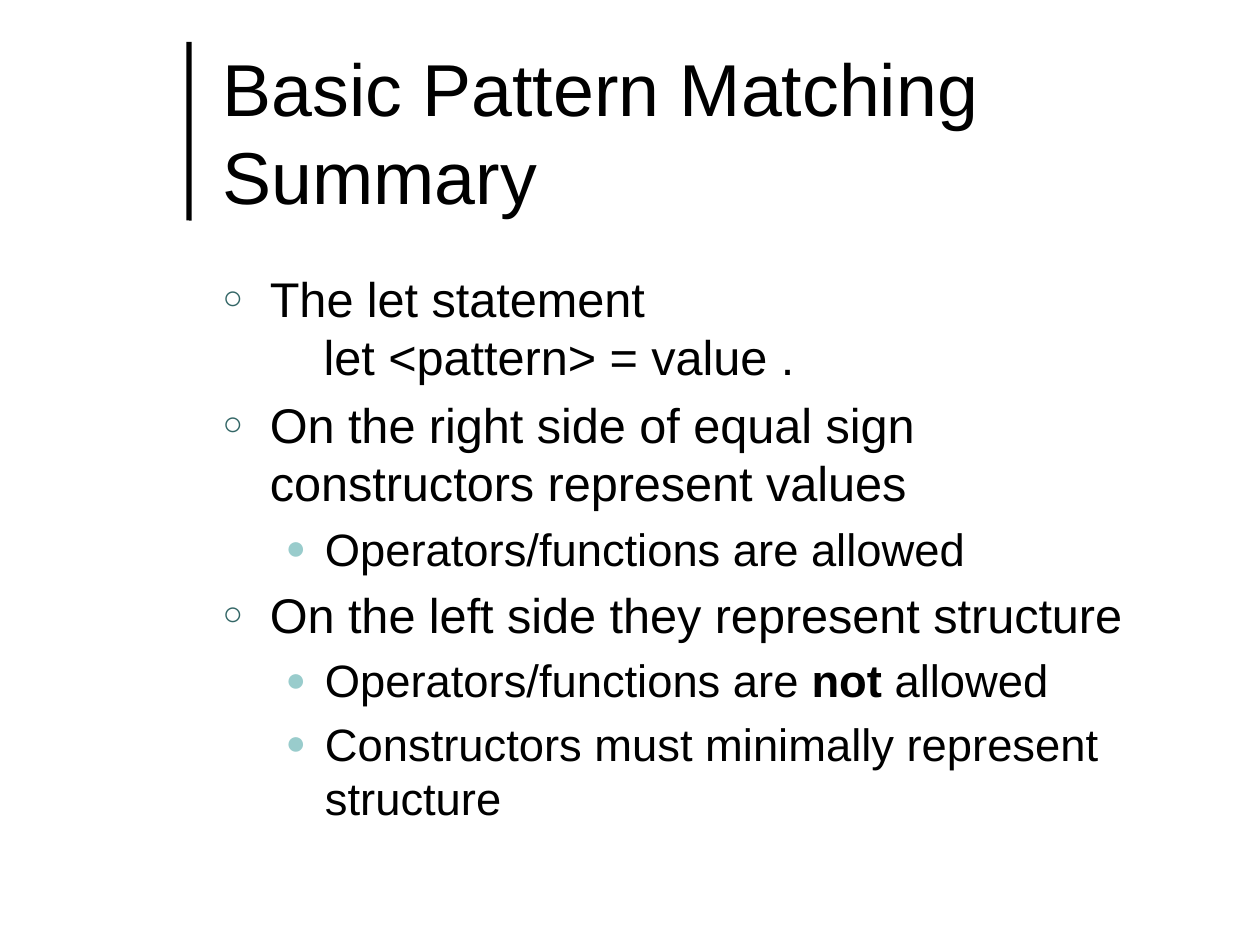
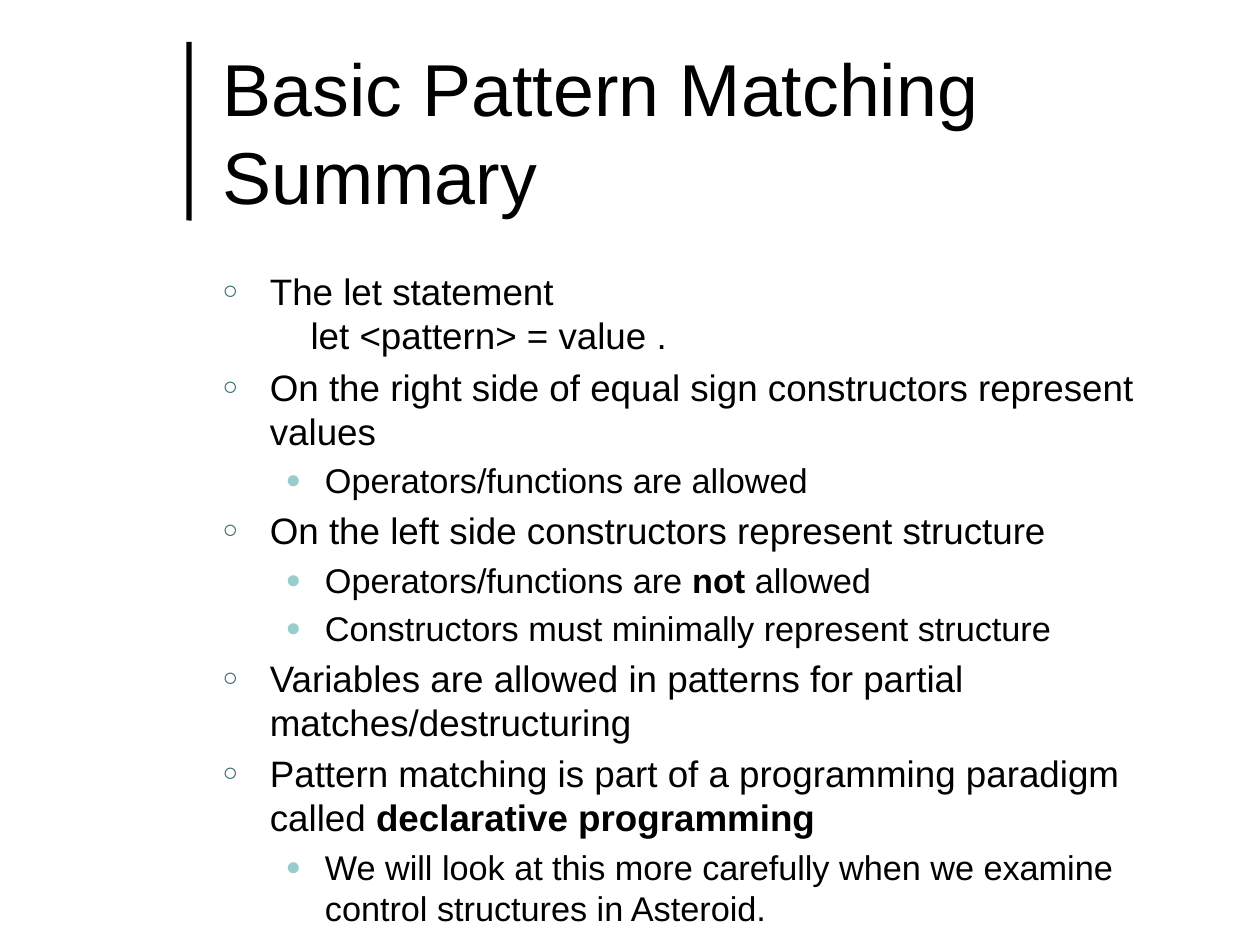
Before and after one commit to lutzhamel/CSC493, a slide deck: slide 13 of notes/csc493-ln004.pptx (slide 8 before the commit). Drawn at 1260x945 pixels with LibreOffice and Linux fonts; fonts in the diff are those of the drawing; background and template pictures are left out. Boxes give left, top, right and bottom in pixels: in the first picture for what was removed or moved away, otherwise in the second. Text is boxed around its words. In the diff, an @@ line names an element or a change of style, - is before the commit and + after.

```diff
--- a/notes/csc493-ln004.pptx
+++ b/notes/csc493-ln004.pptx
@@ text at (270,278,1133,647): size 27.8 to 21 pt in "The let statement let <pattern> = value ...", "On the right side of equal sign ..."; size 25.9 to 19.6 pt in "Operators/functions are allowed", "Operators/functions are not allowed", "Constructors must minimally represent structure"; less space between paragraphs @@
@@ text at (270,517,1046,551): text changed; size 27.8 to 21 pt @@
-○ On the left side they represent structure
+○ On the left side constructors represent structure
@@ text at (270,665,1119,922): paragraphs added @@
+○ Variables are allowed in patterns for partial matches/destructuring
+○ Pattern matching is part of a programming paradigm called declarative programming
+  ● We will look at this more carefully when we examine control structures in Asteroid.
```
Also in this commit, not shown: 6 other slides changed, 5 slides added, 12 other files.
